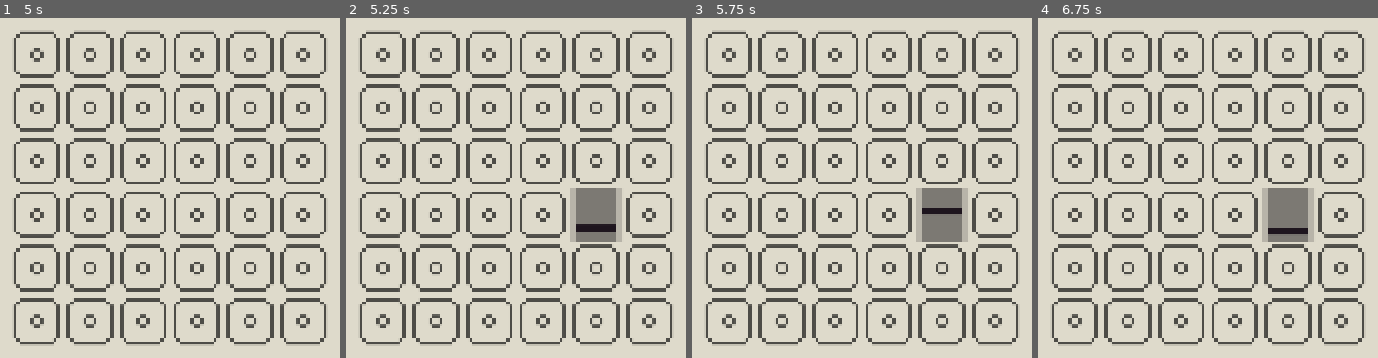
Above: before the commit, frames 1-4 (left to right).
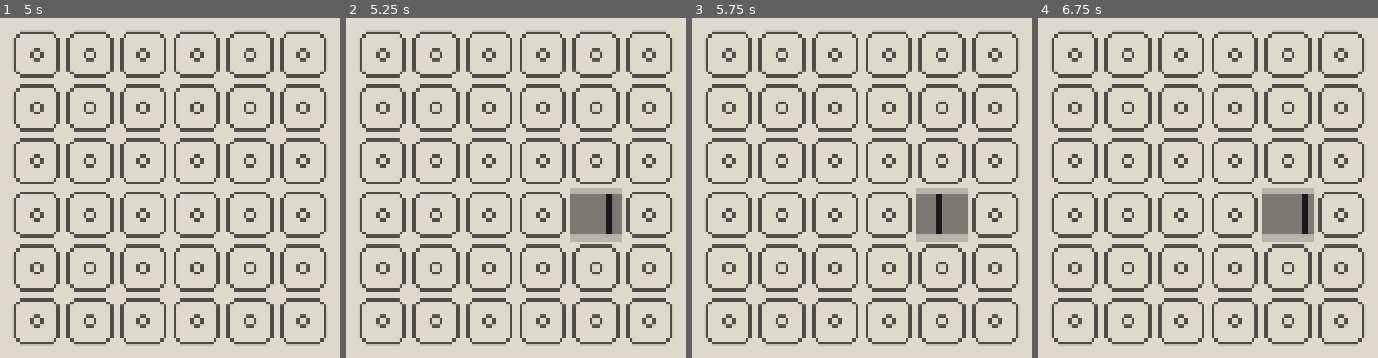
Above: after the commit, the same moments.

Repository: jackgusler/tessera
Game: Godot game, scene res://scenes/Main.tscn
The game is run twice, just before and just after one commit, with the same random seed, the same clock (stepped at 60 frames per second) and the same inputs.
Inputs (mouse positions are in pixels of both pictures, inside the frame that each line leads up to):
- Up to frame 1 (5 s): tap Enter at 0.5, 2, 3.5 s; move the mouse to (outside the picture) at 0.52 s; tap R every 0.75 s from 0.6 to 4.35 s; click (outside the picture) at 0.67 s; tap Space at 1.25, 2.75, 4.25 s; move the mouse to (outside the picture) at 1.27 s; click (outside the picture) at 1.42 s; move the mouse to (outside the picture) at 2.02 s; click (outside the picture) at 2.17 s; move the mouse to (outside the picture) at 2.77 s; click (outside the picture) at 2.92 s; move the mouse to (outside the picture) at 3.52 s; click (outside the picture) at 3.67 s; move the mouse to (outside the picture) at 4.27 s; click (outside the picture) at 4.42 s
- Up to frame 2 (5.25 s): move the mouse to (597, 188) at 5.02 s; tap R at 5.1 s; click (597, 188) at 5.17 s
- Up to frame 3 (5.75 s): no input
- Up to frame 4 (6.75 s): move the mouse to (outside the picture) at 5.77 s; tap R at 5.85, 6.6 s; click (outside the picture) at 5.92 s; move the mouse to (outside the picture) at 6.52 s; click (outside the picture) at 6.67 s

Frame 1 is identical in both runs. In frame 2, 1.3% of the frame differs, in the area x 65-82%, y 50-66%; in frame 3, 1.3%; in frame 4, 1.3%.

Commit message:
Auto-backup: 2026-07-23 19:15:47

Diff:
--- a/scripts/gridContainer.gd
+++ b/scripts/gridContainer.gd
@@ -44,6 +44,7 @@
 		return
 	var t := Tile.new()
 	t.source_id = 1
+	t.rotation = current_rotation
 	place_tile(cell, t)
 
 func _handle_right_click() -> void:
